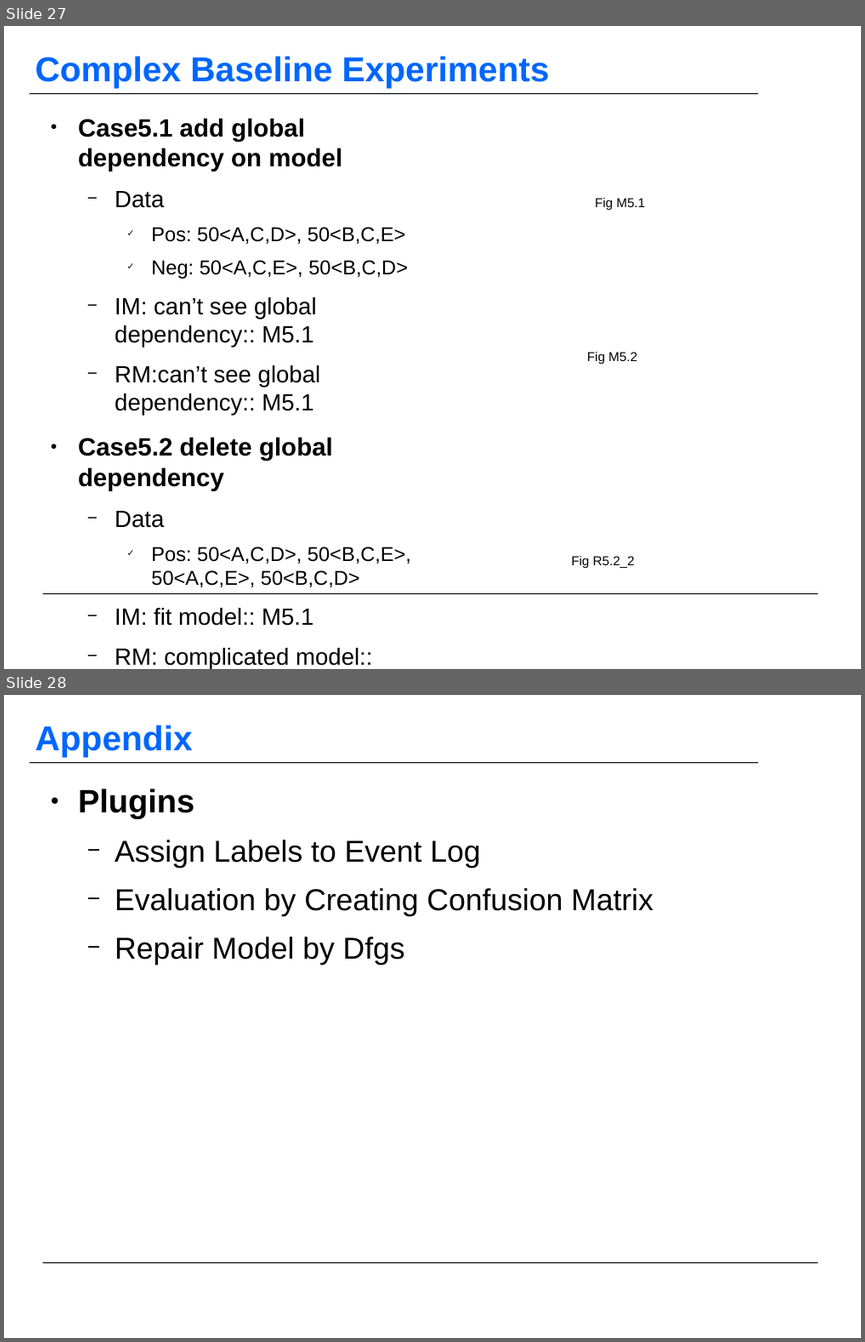
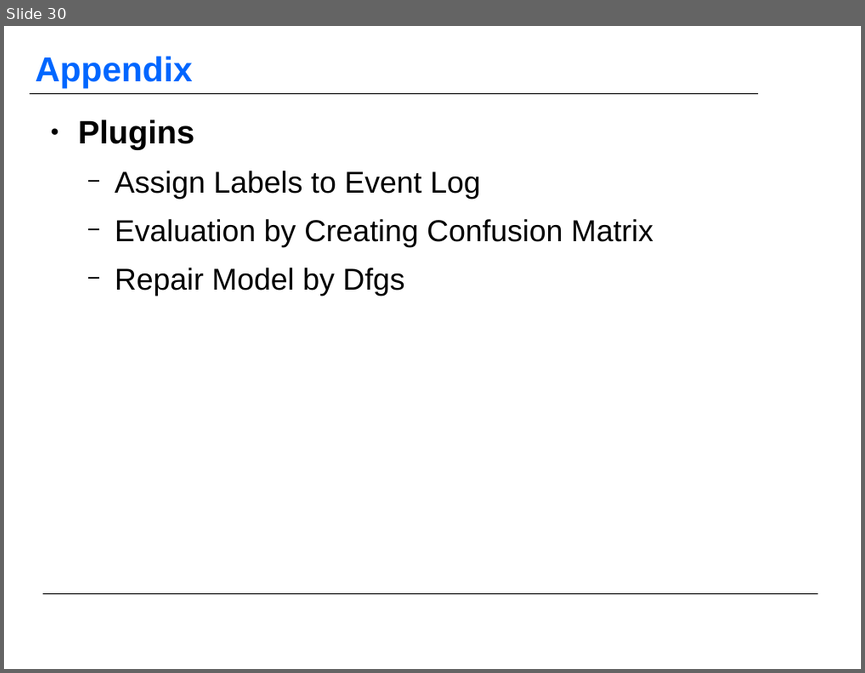
Before and after one commit to KFDing/masterthesis, a slide deck: official_report/MasterThesis_Report_03_Dfg_02.odp. Shown one above the other, each under a label of ours: slides 27 and 28 before the commit, slide 30 after it. The pictures are 865x1342 and 865x673 pixels, drawn with LibreOffice and Linux fonts; fonts in the diff are those of the drawing; background and template pictures are left out. Boxes give left, top, right and bottom in pixels: in the first picture for what was removed or moved away, otherwise in the second. Text is boxed around its words. In the diff, an @@ line names an element or a change of style, - is before the commit and + after.

```diff
--- a/official_report/MasterThesis_Report_03_Dfg_02.odp
+++ b/official_report/MasterThesis_Report_03_Dfg_02.odp
@@ slide 27 removed at bbox=[4, 26, 861, 669], background #FFFFFF; not listed: 2 template elements that a slide beside it also shows @@
@@ title removed at bbox=[35, 56, 550, 87] @@
-Complex Baseline Experiments
@@ text removed at bbox=[78, 118, 411, 669] @@
-● Case5.1 add global dependency on model
-  − Data
-    ✓ Pos: 50<A,C,D>, 50<B,C,E>
-    ✓ Neg: 50<A,C,E>, 50<B,C,D>
-  − IM: can’t see global dependency:: M5.1
-  − RM:can’t see global dependency:: M5.1
-● Case5.2 delete global dependency
-  − Data
-    ✓ Pos: 50<A,C,D>, 50<B,C,E>, 50<A,C,E>, 50<B,C,D>
-  − IM: fit model:: M5.1
-  − RM: complicated model:: R5.2_2
@@ text removed at bbox=[595, 198, 645, 210] @@
-Fig M5.1
@@ text removed at bbox=[587, 352, 637, 363] @@
-Fig M5.2
@@ text removed at bbox=[571, 556, 635, 567] @@
-Fig R5.2_2
@@ what was slide 28 is now slide 30 @@
```
Also in this commit, not shown: 6 slides changed, 4 slides added, 1 other slide removed, 5 other files.
